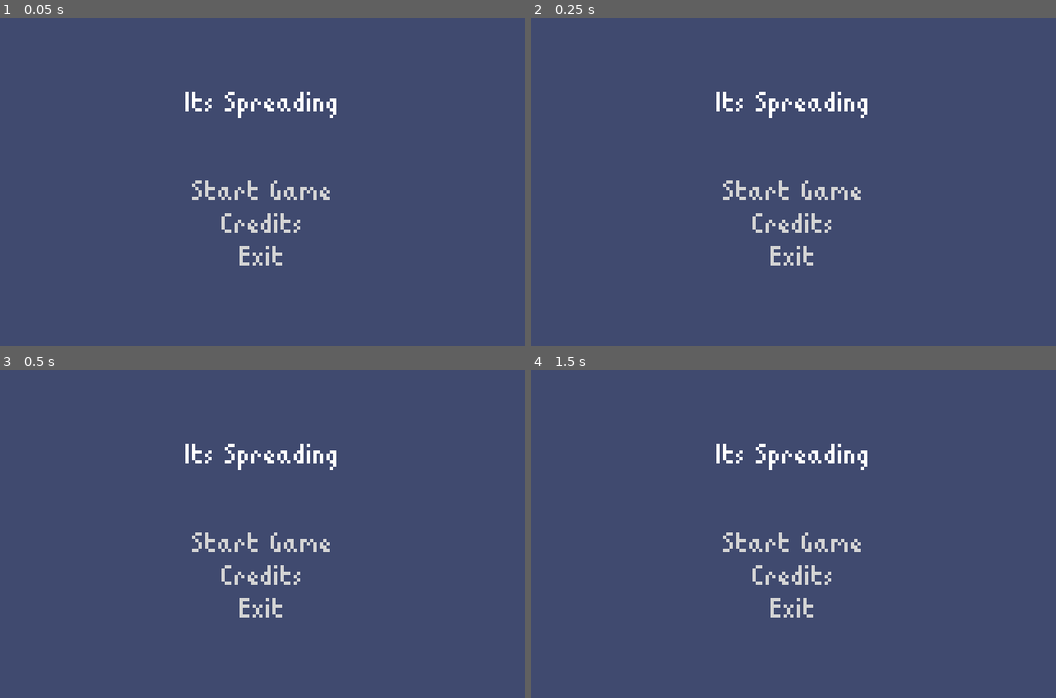
Above: before the commit, frames 1-4 (two rows, left to right).
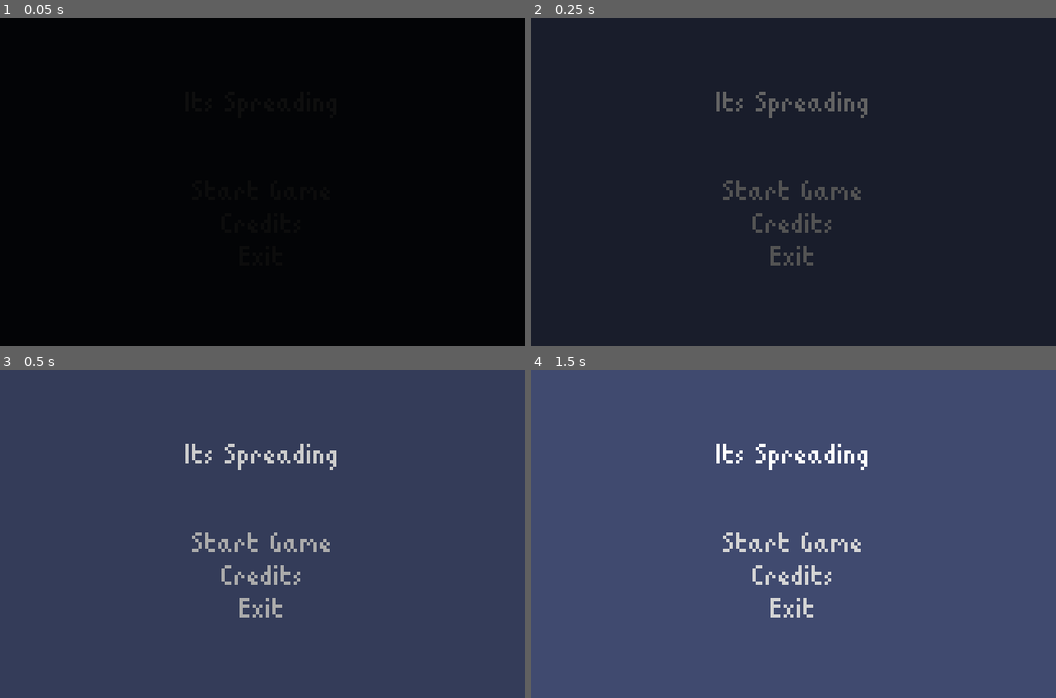
Above: after the commit, the same moments.

Repository: ColtonPhillips/its-spreading
Game: Godot game, scene res://scenes/gui/main_menu/main_menu.tscn
Two runs of this game, one before a commit and one after it. Both use one fixed random seed, a clock stepped at 60 frames per second and the inputs below.
Inputs:
- Up to frame 1 (0.05 s): no input
- Up to frame 2 (0.25 s): no input
- Up to frame 3 (0.5 s): no input
- Up to frame 4 (1.5 s): hold D (move_right) 0.53-1.28 s; tap Enter at 1.25 s; hold S (move_down) from 1.28 s (still down)

The runs differ from the first frame. In frame 1, 100% of the frame differs, in the area x 0-100%, y 0-100%; in frame 2, 100%; in frame 3, 1.5%; in frame 4, nothing differs.

Commit message:
added faders anim to pause and main menu

Diff:
--- a/scenes/gui/main_menu/main_menu.gd
+++ b/scenes/gui/main_menu/main_menu.gd
@@ -1,10 +1,14 @@
-extends CenterContainer
+extends CanvasLayer
 
 @export var start_game_scene: Resource
 @export var credits_scene: Resource
 
+func _enter_tree():
+	$Fader.play('fade_in')
+
 func _on_start_game_link_pressed():
 	#get_tree().change_scene_to_file(start_game_scene)
+	print(start_game_scene)
 	get_tree().change_scene_to_packed(start_game_scene)
 
 func _on_credits_link_pressed():
--- a/scenes/gui/main_menu/main_menu.tscn
+++ b/scenes/gui/main_menu/main_menu.tscn
@@ -6,45 +6,122 @@
 [ext_resource type="PackedScene" uid="uid://27phkm3uydxm" path="res://scenes/world.tscn" id="3_h4g7h"]
 [ext_resource type="PackedScene" uid="uid://51831lqhf2oq" path="res://scenes/gui/credits/credits.tscn" id="3_m02a8"]
 
-[node name="MainMenuContainer" type="CenterContainer"]
+[sub_resource type="Animation" id="Animation_kum1a"]
+resource_name = "fade_in"
+length = 0.6
+tracks/0/type = "value"
+tracks/0/imported = false
+tracks/0/enabled = true
+tracks/0/path = NodePath("ColorRect:color")
+tracks/0/interp = 1
+tracks/0/loop_wrap = true
+tracks/0/keys = {
+"times": PackedFloat32Array(0, 0.6),
+"transitions": PackedFloat32Array(1, 1),
+"update": 0,
+"values": [Color(0, 0, 0, 1), Color(0, 0, 0, 0)]
+}
+tracks/1/type = "value"
+tracks/1/imported = false
+tracks/1/enabled = true
+tracks/1/path = NodePath("ColorRect:visible")
+tracks/1/interp = 1
+tracks/1/loop_wrap = true
+tracks/1/keys = {
+"times": PackedFloat32Array(0, 0.6),
+"transitions": PackedFloat32Array(1, 1),
+"update": 1,
+"values": [true, false]
+}
+
+[sub_resource type="Animation" id="Animation_pmv3q"]
+length = 0.001
+tracks/0/type = "value"
+tracks/0/imported = false
+tracks/0/enabled = true
+tracks/0/path = NodePath("ColorRect:color")
+tracks/0/interp = 1
+tracks/0/loop_wrap = true
+tracks/0/keys = {
+"times": PackedFloat32Array(0),
+"transitions": PackedFloat32Array(1),
+"update": 0,
+"values": [Color(0, 0, 0, 1)]
+}
+tracks/1/type = "value"
+tracks/1/imported = false
+tracks/1/enabled = true
+tracks/1/path = NodePath("ColorRect:visible")
+tracks/1/interp = 1
+tracks/1/loop_wrap = true
+tracks/1/keys = {
+"times": PackedFloat32Array(0),
+"transitions": PackedFloat32Array(1),
+"update": 1,
+"values": [false]
+}
+
+[sub_resource type="AnimationLibrary" id="AnimationLibrary_q6ukp"]
+_data = {
+"RESET": SubResource("Animation_pmv3q"),
+"fade_in": SubResource("Animation_kum1a")
+}
+
+[node name="MainMenu" type="CanvasLayer"]
+script = ExtResource("2_7dbyw")
+start_game_scene = ExtResource("3_h4g7h")
+credits_scene = ExtResource("3_m02a8")
+
+[node name="MainMenuContainer" type="CenterContainer" parent="."]
 anchors_preset = 15
 anchor_right = 1.0
 anchor_bottom = 1.0
 grow_horizontal = 2
 grow_vertical = 2
 theme = ExtResource("1_142fs")
-script = ExtResource("2_7dbyw")
-start_game_scene = ExtResource("3_h4g7h")
-credits_scene = ExtResource("3_m02a8")
 
-[node name="MenuLabelsContainer" type="VBoxContainer" parent="."]
+[node name="MenuLabelsContainer" type="VBoxContainer" parent="MainMenuContainer"]
 layout_mode = 2
 theme = ExtResource("3_84nfo")
 
-[node name="TitleLabel" type="Label" parent="MenuLabelsContainer"]
+[node name="TitleLabel" type="Label" parent="MainMenuContainer/MenuLabelsContainer"]
 custom_minimum_size = Vector2(0, 50)
 layout_mode = 2
 text = "Its Spreading"
 horizontal_alignment = 1
 
-[node name="StartGameLink" type="LinkButton" parent="MenuLabelsContainer"]
+[node name="StartGameLink" type="LinkButton" parent="MainMenuContainer/MenuLabelsContainer"]
 layout_mode = 2
 size_flags_horizontal = 4
 text = "Start Game"
 underline = 2
 
-[node name="CreditsLink" type="LinkButton" parent="MenuLabelsContainer"]
+[node name="CreditsLink" type="LinkButton" parent="MainMenuContainer/MenuLabelsContainer"]
 layout_mode = 2
 size_flags_horizontal = 4
 text = "Credits"
 underline = 2
 
-[node name="ExitLink" type="LinkButton" parent="MenuLabelsContainer"]
+[node name="ExitLink" type="LinkButton" parent="MainMenuContainer/MenuLabelsContainer"]
 layout_mode = 2
 size_flags_horizontal = 4
 text = "Exit"
 underline = 2
 
-[connection signal="pressed" from="MenuLabelsContainer/StartGameLink" to="." method="_on_start_game_link_pressed"]
-[connection signal="pressed" from="MenuLabelsContainer/CreditsLink" to="." method="_on_credits_link_pressed"]
-[connection signal="pressed" from="MenuLabelsContainer/ExitLink" to="." method="_on_exit_link_pressed"]
+[node name="ColorRect" type="ColorRect" parent="."]
+visible = false
+anchors_preset = 15
+anchor_right = 1.0
+anchor_bottom = 1.0
+grow_horizontal = 2
+grow_vertical = 2
+color = Color(0, 0, 0, 1)
+
+[node name="Fader" type="AnimationPlayer" parent="."]
+libraries = {
+"": SubResource("AnimationLibrary_q6ukp")
+}
+
+[connection signal="pressed" from="MainMenuContainer/MenuLabelsContainer/StartGameLink" to="." method="_on_start_game_link_pressed"]
+[connection signal="pressed" from="MainMenuContainer/MenuLabelsContainer/CreditsLink" to="." method="_on_credits_link_pressed"]
+[connection signal="pressed" from="MainMenuContainer/MenuLabelsContainer/ExitLink" to="." method="_on_exit_link_pressed"]
--- a/scenes/gui/pause_menu/pause_menu.gd
+++ b/scenes/gui/pause_menu/pause_menu.gd
@@ -1,24 +1,39 @@
 extends Node
+
+@export var main_menu_scene: Resource
 
 func _ready():
 	self.visible = false
 
 func pause():
+	$Fader.play('pause_fade_in')
 	get_tree().paused = true
 	self.visible = true
 
 func unpause():
-	get_tree().paused = false
-	self.visible = false
+	$Fader.play('pause_fade_out')
 
+
+### UI BUTTONS
 func _on_exit_to_menu_button_pressed():
-	unpause()
-	get_tree().change_scene_to_file("res://scenes/gui/main_menu/main_menu.tscn")
+	$Fader.play('fade_to_black_for_main_menu')
 
 func _on_unpause_button_pressed():
 	unpause()
 
+### EVENTS
 func _input(event):
 	if Input.is_action_just_pressed("pause"):
-		print('pause')
 		unpause() if get_tree().paused else pause()
+
+
+func _on_fader_animation_finished(anim_name):
+	if anim_name == 'pause_fade_out':
+		get_tree().paused = false
+		self.visible = false
+	elif anim_name == 'fade_to_black_for_main_menu':
+		get_tree().paused = false
+
+		# For some reason the exported variable resolves to null. I think it has to do with the way
+		# the scene is instanced(?) but I'm tired
+		get_tree().change_scene_to_file('res://scenes/gui/main_menu/main_menu.tscn')
--- a/scenes/gui/pause_menu/pause_menu.tscn
+++ b/scenes/gui/pause_menu/pause_menu.tscn
@@ -1,13 +1,133 @@
-[gd_scene load_steps=4 format=3 uid="uid://cpdqptrcoi86i"]
+[gd_scene load_steps=10 format=3 uid="uid://cpdqptrcoi86i"]
 
 [ext_resource type="Theme" uid="uid://bcf1wtgftcnmh" path="res://font/font_theme.tres" id="1_g8ox3"]
+[ext_resource type="PackedScene" uid="uid://c6djgc5rsd3g2" path="res://scenes/gui/main_menu/main_menu.tscn" id="2_34mhg"]
 [ext_resource type="Script" path="res://scenes/gui/pause_menu/pause_menu.gd" id="2_vwlm7"]
 [ext_resource type="Theme" uid="uid://btmi0dwsxaokb" path="res://scenes/gui/pause_menu/paused_label.tres" id="3_05x3o"]
 
-[node name="CanvasLayer2" type="CanvasLayer"]
+[sub_resource type="Animation" id="Animation_ub5aw"]
+resource_name = "pause_fade_in"
+length = 0.1
+tracks/0/type = "value"
+tracks/0/imported = false
+tracks/0/enabled = true
+tracks/0/path = NodePath("ColorRect:color")
+tracks/0/interp = 1
+tracks/0/loop_wrap = true
+tracks/0/keys = {
+"times": PackedFloat32Array(0, 0.1),
+"transitions": PackedFloat32Array(1, 1),
+"update": 0,
+"values": [Color(0, 0, 0, 0), Color(0, 0, 0, 0.407843)]
+}
+tracks/1/type = "value"
+tracks/1/imported = false
+tracks/1/enabled = true
+tracks/1/path = NodePath("PauseMenu:modulate")
+tracks/1/interp = 1
+tracks/1/loop_wrap = true
+tracks/1/keys = {
+"times": PackedFloat32Array(0, 0.1),
+"transitions": PackedFloat32Array(1, 1),
+"update": 0,
+"values": [Color(1, 1, 1, 0), Color(1, 1, 1, 1)]
+}
+
+[sub_resource type="Animation" id="Animation_ptm4n"]
+length = 0.001
+tracks/0/type = "value"
+tracks/0/imported = false
+tracks/0/enabled = true
+tracks/0/path = NodePath("ColorRect:color")
+tracks/0/interp = 1
+tracks/0/loop_wrap = true
+tracks/0/keys = {
+"times": PackedFloat32Array(0),
+"transitions": PackedFloat32Array(1),
+"update": 0,
+"values": [Color(0, 0, 0, 0.407843)]
+}
+tracks/1/type = "value"
+tracks/1/imported = false
+tracks/1/enabled = true
+tracks/1/path = NodePath("PauseMenu:modulate")
+tracks/1/interp = 1
+tracks/1/loop_wrap = true
+tracks/1/keys = {
+"times": PackedFloat32Array(0),
+"transitions": PackedFloat32Array(1),
+"update": 0,
+"values": [Color(1, 1, 1, 1)]
+}
+
+[sub_resource type="Animation" id="Animation_afk0p"]
+resource_name = "pause_fade_out"
+length = 0.1
+tracks/0/type = "value"
+tracks/0/imported = false
+tracks/0/enabled = true
+tracks/0/path = NodePath("ColorRect:color")
+tracks/0/interp = 1
+tracks/0/loop_wrap = true
+tracks/0/keys = {
+"times": PackedFloat32Array(0, 0.1),
+"transitions": PackedFloat32Array(1, 1),
+"update": 0,
+"values": [Color(0, 0, 0, 0.407843), Color(0, 0, 0, 0)]
+}
+tracks/1/type = "value"
+tracks/1/imported = false
+tracks/1/enabled = true
+tracks/1/path = NodePath("PauseMenu:modulate")
+tracks/1/interp = 1
+tracks/1/loop_wrap = true
+tracks/1/keys = {
+"times": PackedFloat32Array(0, 0.1),
+"transitions": PackedFloat32Array(1, 1),
+"update": 0,
+"values": [Color(1, 1, 1, 1), Color(1, 1, 1, 0)]
+}
+
+[sub_resource type="Animation" id="Animation_vasrs"]
+resource_name = "fade_to_black_for_main_menu"
+length = 0.4
+tracks/0/type = "value"
+tracks/0/imported = false
+tracks/0/enabled = true
+tracks/0/path = NodePath("ColorRect:color")
+tracks/0/interp = 1
+tracks/0/loop_wrap = true
+tracks/0/keys = {
+"times": PackedFloat32Array(0, 0.3),
+"transitions": PackedFloat32Array(1, 1),
+"update": 0,
+"values": [Color(0, 0, 0, 0.407843), Color(0, 0, 0, 1)]
+}
+tracks/1/type = "value"
+tracks/1/imported = false
+tracks/1/enabled = true
+tracks/1/path = NodePath("PauseMenu:modulate")
+tracks/1/interp = 1
+tracks/1/loop_wrap = true
+tracks/1/keys = {
+"times": PackedFloat32Array(0, 0.3),
+"transitions": PackedFloat32Array(1, 1),
+"update": 0,
+"values": [Color(1, 1, 1, 1), Color(1, 1, 1, 0)]
+}
+
+[sub_resource type="AnimationLibrary" id="AnimationLibrary_ri5qs"]
+_data = {
+"RESET": SubResource("Animation_ptm4n"),
+"fade_to_black_for_main_menu": SubResource("Animation_vasrs"),
+"pause_fade_in": SubResource("Animation_ub5aw"),
+"pause_fade_out": SubResource("Animation_afk0p")
+}
+
+[node name="PauseMenu" type="CanvasLayer"]
 process_mode = 3
-layer = 3
 script = ExtResource("2_vwlm7")
+main_menu_scene = ExtResource("2_34mhg")
 
 [node name="ColorRect" type="ColorRect" parent="."]
 anchors_preset = 15
@@ -53,5 +173,11 @@
 text = "Unpause"
 underline = 2
 
-[connection signal="pressed" from="PauseMenu/ExitToMenuButton" to="PauseMenu" method="_on_exit_to_menu_button_pressed"]
-[connection signal="pressed" from="PauseMenu/UnpauseButton" to="PauseMenu" method="_on_unpause_button_pressed"]
+[node name="Fader" type="AnimationPlayer" parent="."]
+libraries = {
+"": SubResource("AnimationLibrary_ri5qs")
+}
+
+[connection signal="pressed" from="PauseMenu/ExitToMenuButton" to="." method="_on_exit_to_menu_button_pressed"]
+[connection signal="pressed" from="PauseMenu/UnpauseButton" to="." method="_on_unpause_button_pressed"]
+[connection signal="animation_finished" from="Fader" to="." method="_on_fader_animation_finished"]
--- a/scenes/world.tscn
+++ b/scenes/world.tscn
@@ -28,6 +28,8 @@
 [node name="World" type="Node2D"]
 metadata/_edit_lock_ = true
 
+[node name="PauseMenu" parent="." instance=ExtResource("8_qheg6")]
+
 [node name="Background" type="Sprite2D" parent="."]
 texture_repeat = 2
 texture = ExtResource("1_3fkv3")
@@ -53,5 +55,3 @@
 
 [node name="Rock3" parent="YSortableSceneGraph" instance=ExtResource("6_kl1yl")]
 position = Vector2(-40, -10)
-
-[node name="PauseMenu" parent="." instance=ExtResource("8_qheg6")]
Not shown: 1 places in scenes/gui/main_menu/main_menu.tscn that only renumber resources
